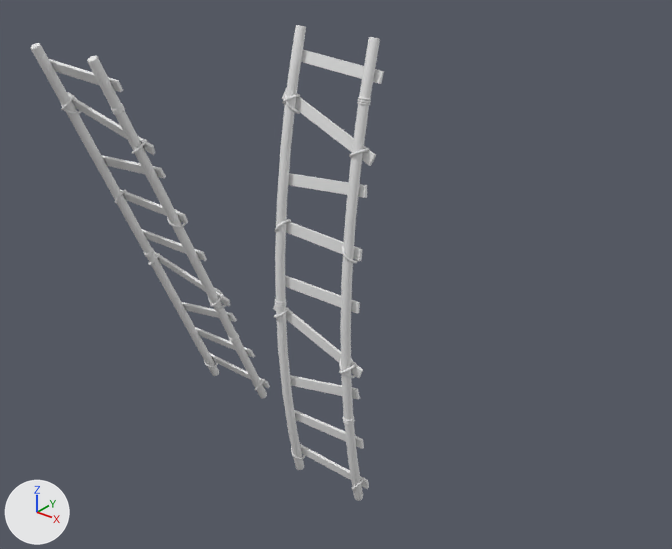
Two versions of the Blender file Blender Models/Wooden Crate/Wooden Ladder.blend, one commit apart.
Rendered twice from a camera (50 mm lens) standing at (126.3, -139.3, 97.9) and looking at (13.4, 1.9, 10.4). Lighting does not change. The marker at lower left points along +X, +Y and +Z.

The first picture shows 'BézierCircle', 'BézierCircle.001'.
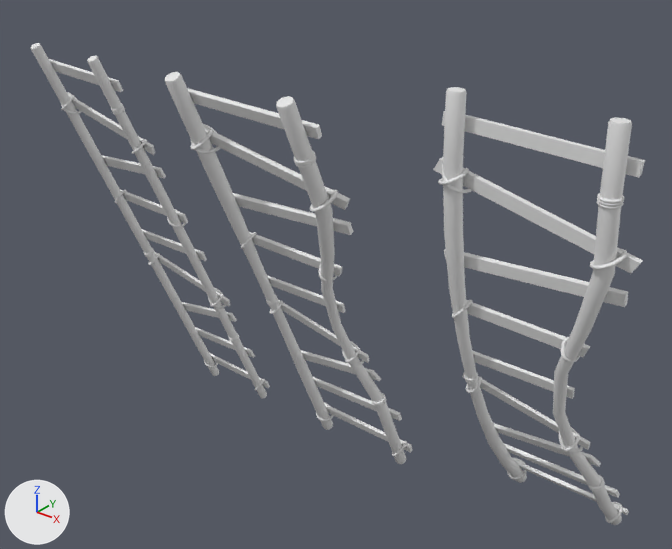
Commit message: Updates on Wooden Crate and Ladder

Location of each change, [x1, y1, x2, y2] in pixels of the pictures (672 x 549 px; the box of a moved part takes in the faces that stretch with it):
'BézierCircle', reshaped, moved, turned, modifiers changed: before [273, 25, 384, 501]; after [433, 87, 645, 525]
'BézierCircle.002', added: after [165, 72, 412, 464]
part 1 of me_béziercircle_002, moved or reshaped: before [343, 415, 354, 422]; after [587, 475, 604, 490]
part 2 of me_béziercircle_002, moved or reshaped: before [357, 102, 370, 105]; after [597, 201, 624, 209]
part 3 of me_béziercircle_002, moved or reshaped: before [358, 99, 371, 103]; after [597, 198, 624, 206]
part 4 of me_béziercircle_002, moved or reshaped: before [358, 97, 371, 101]; after [597, 193, 624, 203]
part 5 of me_béziercircle_002, moved or reshaped: before [282, 94, 300, 105]; after [438, 168, 469, 185]
part 6 of me_béziercircle_002, moved or reshaped: before [285, 93, 300, 114]; after [442, 164, 472, 193]
part 7 of me_béziercircle_002, moved or reshaped: before [349, 148, 369, 158]; after [590, 249, 627, 270]
part 8 of me_béziercircle_002, moved or reshaped: before [339, 362, 356, 374]; after [562, 433, 580, 451]
part 9 of me_béziercircle_002, moved or reshaped: before [339, 358, 356, 378]; after [559, 427, 583, 452]
part 10 of me_béziercircle_002, moved or reshaped: before [291, 447, 305, 460]; after [507, 458, 527, 480]
part 11 of me_béziercircle_002, moved or reshaped: before [352, 477, 365, 490]; after [605, 502, 623, 523]
part 12 of me_béziercircle_002, moved or reshaped: before [342, 244, 358, 263]; after [561, 337, 580, 363]
part 13 of me_béziercircle_002, moved or reshaped: before [275, 219, 291, 232]; after [452, 300, 473, 318]
part 14 of me_béziercircle_002, moved or reshaped: before [275, 25, 384, 332]; after [433, 87, 645, 417]
part 15 of me_béziercircle_002, moved or reshaped: before [276, 306, 369, 501]; after [467, 377, 629, 525]

Edits to the bpy script that builds the scene:
```text
Change me_béziercircle_002:
    used by ob_béziercircle; location = (-1.3, 0.0, -0.8); scale = (1.14, 1.14, 1.14)
    remove me_béziercircle_002.from_pydata(...)  # 9996 vertices, 9918 faces; spans x -3.0..19.6, y -1.6..2.4, z -43.6..54.5
    add me_béziercircle_002.from_pydata(...)  # 9996 vertices, 9918 faces; spans x -4.4..28.7, y -1.5..12.9, z -43.2..53.3
    me_béziercircle_002 part 1: the loose piece of 384 vertices spanning x 15.4..17.7, y -1.2..1.2, z -21.0..-20.6 is turned 9.5 degrees about the x axis through its middle and scaled by 1.25, then moved by (4.2, 1.7, 0.1)
    me_béziercircle_002 part 2: the loose piece of 384 vertices spanning x 15.4..17.7, y -1.2..1.2, z 43.0..43.4 is multiplied about its middle by the matrix ((1.468, 0.0, 0.0), (0.0, 1.381, 0.339), (0.0, -0.498, 0.941)), then moved by (7.7, 7.4, -0.8)
    me_béziercircle_002 part 3: the loose piece of 384 vertices spanning x 15.4..17.7, y -1.2..1.2, z 43.4..43.9 is multiplied about its middle by the matrix ((1.468, 0.0, 0.0), (0.0, 1.379, 0.342), (0.0, -0.503, 0.94)), then moved by (7.7, 7.6, -0.9)
    me_béziercircle_002 part 4: the loose piece of 384 vertices spanning x 15.4..17.7, y -1.2..1.2, z 43.9..44.3 is turned -20.2 degrees about the x axis through its middle and scaled by 1.46, then moved by (7.7, 7.7, -0.9)
    me_béziercircle_002 part 5: the loose piece of 576 vertices spanning x -1.7..1.3, y -1.6..2.1, z 39.8..42.4 is multiplied about its middle by the matrix ((1.468, 0.0, 0.0), (0.001, 1.39, 0.319), (0.006, -0.474, 0.933)), then moved by (-0.1, 6.8, -0.9)
    me_béziercircle_002 part 6: the loose piece of 576 vertices spanning x -1.5..1.6, y -1.4..2.4, z 38.8..43.0 is multiplied about its middle by the matrix ((1.468, 0.0, 0.0), (0.0, 1.392, 0.319), (-0.004, -0.471, 0.937)), then moved by (0.0, 6.8, -1.0)
    me_béziercircle_002 part 7: the loose piece of 522 vertices spanning x 15.2..18.3, y -1.6..2.1, z 33.1..35.6 is multiplied about its middle by the matrix ((1.468, 0.0, 0.0), (0.002, 1.413, 0.268), (0.006, -0.4, 0.949)), then moved by (7.8, 4.8, -0.5)
    me_béziercircle_002 part 8: the loose piece of 576 vertices spanning x 15.2..18.2, y -1.6..2.1, z -10.2..-7.7 is multiplied about its middle by the matrix ((1.05, 0.0, -0.189), (0.007, 1.048, -0.085), (0.005, 0.075, 0.987)), then moved by (0.8, 0.3, 0.0)
    me_béziercircle_002 part 9: the loose piece of 576 vertices spanning x 15.0..18.1, y -1.4..2.4, z -10.9..-6.6 is multiplied about its middle by the matrix ((1.042, 0.006, -0.188), (-0.005, 1.046, -0.08), (-0.003, 0.072, 0.99)), then moved by (0.8, 0.3, 0.0)
    me_béziercircle_002 part 10: the loose piece of 576 vertices spanning x -1.5..1.4, y -1.4..2.1, z -40.5..-37.1 is multiplied about its middle by the matrix ((1.254, 0.0, 0.0), (0.0, 1.194, -0.304), (0.001, 0.384, 0.948)), then moved by (0.0, 6.1, 0.7)
    me_béziercircle_002 part 11: the loose piece of 576 vertices spanning x 15.2..18.1, y -1.4..2.1, z -41.4..-38.0 is multiplied about its middle by the matrix ((1.254, 0.0, 0.0), (0.001, 1.192, -0.312), (-0.001, 0.393, 0.946)), then moved by (4.2, 6.3, 0.8)
    me_béziercircle_002 part 12: the loose piece of 576 vertices spanning x 15.1..18.1, y -1.4..2.1, z 13.9..17.3 is multiplied about its middle by the matrix ((1.157, -0.001, 0.331), (-0.002, 1.149, 0.132), (0.001, -0.146, 0.988)), then moved by (2.6, 1.0, -0.1)
    me_béziercircle_002 part 13: the loose piece of 576 vertices spanning x -1.5..1.4, y -1.4..2.1, z 14.8..18.2 is multiplied about its middle by the matrix ((1.172, 0.004, 0.001), (0.002, 1.166, 0.14), (-0.001, -0.156, 0.987)), then moved by (0.0, 1.2, -0.1)
    me_béziercircle_002 part 14: 464 of 9996 vertices moved; they spanned x -3.0..19.6, y -1.0..1.6, z 3.7..54.5 and now span x -4.4..28.7, y -0.6..12.9, z 3.6..53.3; mean shift (2.8, 6.1, -0.8); largest move (17.0, 0.7, 54.5) -> (25.0, 12.7, 52.3)
    me_béziercircle_002 part 15: 352 of 9996 vertices moved; they spanned x -2.1..19.6, y -1.0..1.6, z -43.6..-8.2 and now span x -2.6..23.3, y -0.6..8.6, z -43.2..-8.1; mean shift (1.8, 4.2, 0.4); largest move (17.0, 0.7, -43.6) -> (21.4, 8.4, -42.5)
Change ob_béziercircle:
    ob_béziercircle.location: (-1.3, 0.0, -0.8) -> (49.2, 0.0, -0.8)
    ob_béziercircle.rotation_euler: (0.0, 0.0, 0.0) -> (0.415, 0.0, 0.0)  # degrees (0, 0, 0) -> degrees (24, 0, 0)
    remove _m = ob_béziercircle.modifiers.new('SimpleDeform', 'SIMPLE_DEFORM')
    remove _m.deform_method = 'BEND'
    remove _m.factor = 0.508
    remove _m.angle = 0.508
Add ob_béziercircle_002:
    ob_béziercircle_002 = bpy.data.objects.new('BézierCircle.002', me_béziercircle_004.copy())  # the mesh of ob_béziercircle_001; modifiers SIMPLE_DEFORM
    ob_béziercircle_002.location = (-3.7, 0.0, -0.8)
    ob_béziercircle_002.rotation_euler = (0.415, 0.0, 0.0)  # degrees (24, 0, 0)
    ob_béziercircle_002.scale = (1.14, 1.14, 1.14)
```
